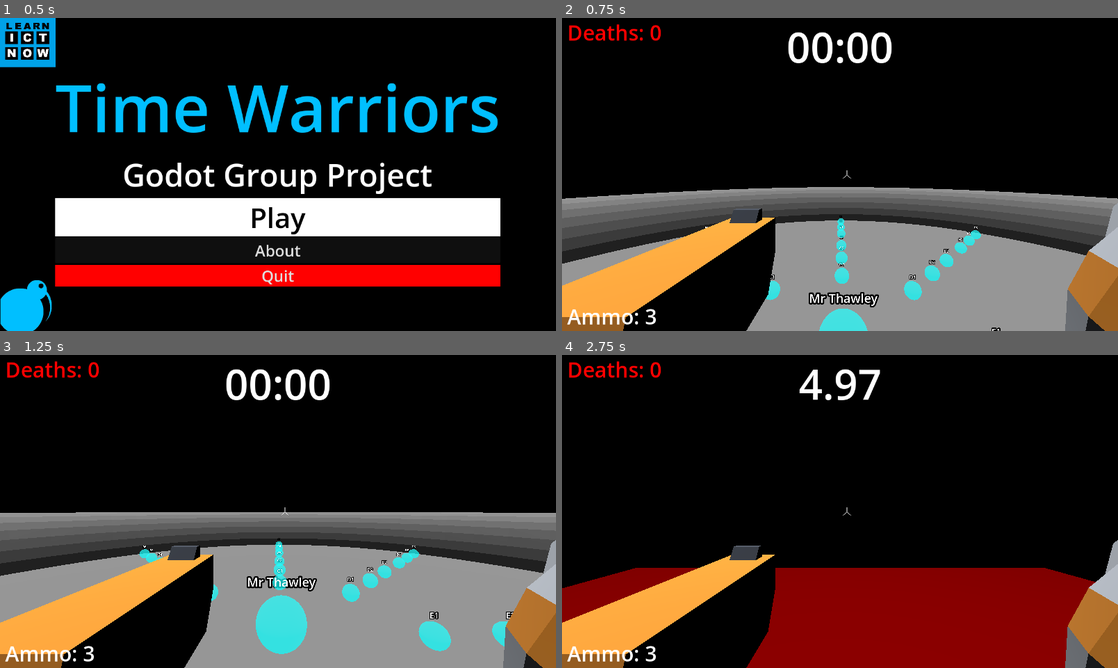
Above: before the commit, frames 1-4 (two rows, left to right).
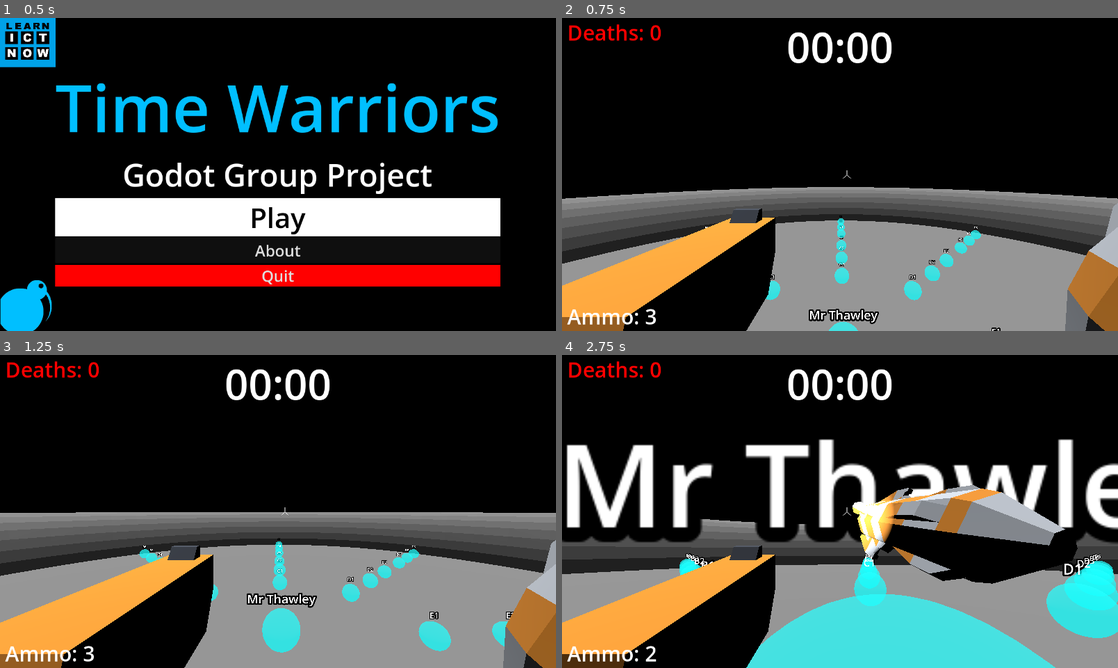
Above: after the commit, the same moments.

Repository: learnictnow/fps-template-group-project
Game: Godot game, scene res://Example/Menus/MainMenu.tscn
Two runs of this game, one before a commit and one after it. Both use one fixed random seed, a clock stepped at 60 frames per second and the inputs below.
Inputs (mouse positions are in pixels of both pictures, inside the frame that each line leads up to):
- Up to frame 1 (0.5 s): no input
- Up to frame 2 (0.75 s): click "Play" at 0.5 s
- Up to frame 3 (1.25 s): no input
- Up to frame 4 (2.75 s): move the mouse to (867, 511) at 1.27 s; press the mouse at (867, 511) at 1.28 s; hold W (forward) from 1.28 s (still down); tap Space (jump) at 1.52, 2.27 s; move the mouse to (812, 511) at 2.02 s; release the mouse at (812, 511) at 2.03 s; right-click (812, 511) at 2.1 s

Frame 1 is identical in both runs. In frame 2, 1.0% of the frame differs, in the area x 44-57%, y 87-100%; in frame 3, 1.3%; in frame 4, 43%, in the area x 0-100%, y 4-100%.

Commit message:
Detects if level completed

Diff:
--- a/Example/Level/level_MrThawley.tscn
+++ b/Example/Level/level_MrThawley.tscn
@@ -13,6 +13,7 @@
 
 [node name="Level" type="Node3D"]
 script = ExtResource("1_2kk56")
+level_name = "Mr Thawley"
 
 [node name="Marker3DPlayerSpawn" type="Marker3D" parent="."]
 transform = Transform3D(1, 0, 0, 0, 1, 0, 0, 0, 1, 0, 2, 0)
--- a/Example/LevelSelectRoom/LevelSelectRoom.tscn
+++ b/Example/LevelSelectRoom/LevelSelectRoom.tscn
@@ -9,17 +9,6 @@
 
 [sub_resource type="PlaneMesh" id="PlaneMesh_svkqy"]
 size = Vector2(55, 55)
-
-[sub_resource type="SphereShape3D" id="SphereShape3D_y236e"]
-
-[sub_resource type="SphereMesh" id="SphereMesh_txs1g"]
-
-[sub_resource type="StandardMaterial3D" id="StandardMaterial3D_aowns"]
-transparency = 1
-albedo_color = Color(0.0235294, 0.360784, 0.560784, 0.709804)
-emission_enabled = true
-emission = Color(0.0235294, 0.376471, 0.658824, 1)
-emission_energy_multiplier = 2.68
 
 [node name="LevelSelectRoom" type="Node3D"]
 script = ExtResource("1_pa0ev")
@@ -52,29 +41,6 @@
 
 [node name="LevelDoors" type="Node3D" parent="."]
 
-[node name="MrThawley" type="Marker3D" parent="LevelDoors"]
-transform = Transform3D(-8.74228e-08, 0, 2, 0, 2, 0, -2, 0, -8.74228e-08, 0, 0, 0)
-
-[node name="Label3D" type="Label3D" parent="LevelDoors/MrThawley"]
-transform = Transform3D(1, 0, 0, 0, 1, 0, 0, 0, 1, 0, 1.3, 0)
-billboard = 1
-text = "Mr Thawley"
-font_size = 48
-outline_size = 24
-
-[node name="Area3DMrThawley" type="Area3D" parent="LevelDoors/MrThawley"]
-transform = Transform3D(1, 0, 0, 0, 1, 0, 0, 0, 1, 0, 0.5, 0)
-
-[node name="CollisionShape3D" type="CollisionShape3D" parent="LevelDoors/MrThawley/Area3DMrThawley"]
-shape = SubResource("SphereShape3D_y236e")
-
-[node name="MeshInstance3D" type="MeshInstance3D" parent="LevelDoors/MrThawley/Area3DMrThawley"]
-mesh = SubResource("SphereMesh_txs1g")
-surface_material_override/0 = SubResource("StandardMaterial3D_aowns")
-
-[node name="SpotLight3D" type="SpotLight3D" parent="LevelDoors/MrThawley"]
-transform = Transform3D(0.258819, 0, -0.965926, 0, 1, 0, 0.965926, 0, 0.258819, -2, 0, 0)
-
 [node name="A" type="Node3D" parent="LevelDoors"]
 
 [node name="LevelEntryPoint" parent="LevelDoors/A" instance=ExtResource("3_1oxlh")]
@@ -239,6 +205,11 @@
 leveltitle = "E6"
 level_scene_title = "res://Levels/E/6/level.tscn"
 
+[node name="LevelEntryPoint" parent="LevelDoors" instance=ExtResource("3_1oxlh")]
+transform = Transform3D(1.5, 0, 0, 0, 1.5, 0, 0, 0, 1.5, 0, 0, 0)
+leveltitle = "Mr Thawley"
+level_scene_title = "res://Example/Level/level_MrThawley.tscn"
+
 [node name="PickupMelee" parent="." instance=ExtResource("4_oact6")]
 transform = Transform3D(1, 0, 0, 0, 1, 0, 0, 0, 1, -5, 0, 1.5)
 
@@ -247,5 +218,3 @@
 
 [node name="LevelExit" parent="." instance=ExtResource("6_m38vc")]
 transform = Transform3D(-4.37114e-08, 0, 1, 0, 1, 0, -1, 0, -4.37114e-08, -15, 0, 0)
-
-[connection signal="body_entered" from="LevelDoors/MrThawley/Area3DMrThawley" to="." method="_on_area_3d_mr_thawley_body_entered"]
--- a/Example/LevelSelectRoom/level_entry_point.gd
+++ b/Example/LevelSelectRoom/level_entry_point.gd
@@ -5,6 +5,8 @@
 
 # Called when the node enters the scene tree for the first time.
 func _ready():
+	if GameManager.level_dict[leveltitle] == true:
+		$Area3D.process_mode = Node.PROCESS_MODE_DISABLED
 	$Label3D.text = leveltitle
 	pass # Replace with function body.
 
--- a/Example/LevelTemplate/level.gd
+++ b/Example/LevelTemplate/level.gd
@@ -1,14 +1,12 @@
 extends Node3D
 
 @export var level_name:String
-@export var level_complete:bool = false
+#@export var level_complete:bool = false
 
 # Called when the node enters the scene tree for the first time.
 func _ready():
-
-	#get_node("Emitter")._level_complete.connect(level_complete, ["Emitter node ready"])
-
 	print("Currently playing: " + level_name)
+	$LevelExit.level_name = level_name
 	GameManager.previous_scene = scene_file_path
 	pass # Replace with function body.
 
@@ -24,8 +22,3 @@
 		if body.has_method("death"):
 			body.death()
 	pass # Replace with function body.
-
-func _level_complete():
-	level_complete = true
-	GameManager.level_mr_thawley = true
-	get_tree().change_scene_to_file("res://Example/LevelSelectRoom/LevelSelectRoom.tscn")
--- a/Global/GameManager.gd
+++ b/Global/GameManager.gd
@@ -5,12 +5,49 @@
 var final_deaths: int = 0
 @export var game_length = 5
 
-var level_mr_thawley = false
+#var level_mr_thawley = false
+var level_dict = {}
 
 
 
 # Called when the node enters the scene tree for the first time.
 func _ready():
+	level_dict["Mr Thawley"] = false
+	level_dict["A1"] = false
+	level_dict["A2"] = false
+	level_dict["A3"] = false
+	level_dict["A4"] = false
+	level_dict["A5"] = false
+	level_dict["A6"] = false
+
+	level_dict["B1"] = false
+	level_dict["B2"] = false
+	level_dict["B3"] = false
+	level_dict["B4"] = false
+	level_dict["B5"] = false
+	level_dict["B6"] = false
+
+	level_dict["C1"] = false
+	level_dict["C2"] = false
+	level_dict["C3"] = false
+	level_dict["C4"] = false
+	level_dict["C5"] = false
+	level_dict["C6"] = false
+
+	level_dict["D1"] = false
+	level_dict["D2"] = false
+	level_dict["D3"] = false
+	level_dict["D4"] = false
+	level_dict["D5"] = false
+	level_dict["D6"] = false
+
+	level_dict["E1"] = false
+	level_dict["E2"] = false
+	level_dict["E3"] = false
+	level_dict["E4"] = false
+	level_dict["E5"] = false
+	level_dict["E6"] = false
+
 	pass # Replace with function body.
 
 
--- a/level_exit.gd
+++ b/level_exit.gd
@@ -6,6 +6,7 @@
 
 # Called when the node enters the scene tree for the first time.
 func _ready():
+	#level_complete.connect(test)
 	pass # Replace with function body.
 
 
@@ -17,5 +18,11 @@
 func _on_area_3d_body_entered(body):
 	if body.is_in_group("Player"):
 		print("Level complete!")
-		level_complete.emit()
+		GameManager.level_dict[level_name] = true
+		print(GameManager.level_dict)
+		get_tree().change_scene_to_file("res://Example/LevelSelectRoom/LevelSelectRoom.tscn")
+		#level_complete.emit()
 	pass # Replace with function body.
+
+func test():
+	print("Signal detected")
Not shown: 1 places in Example/LevelSelectRoom/LevelSelectRoom.tscn that only renumber resources
